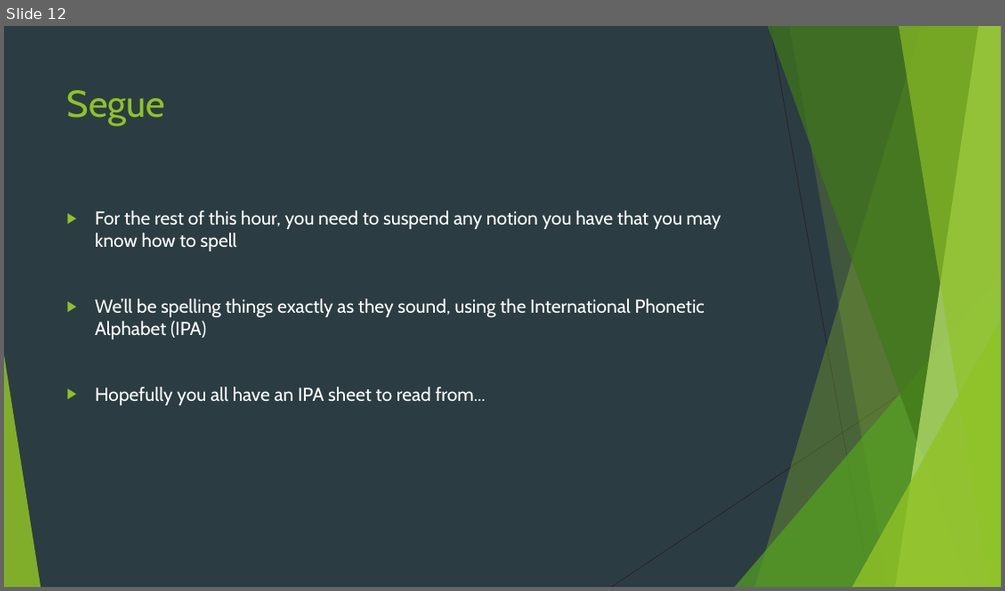
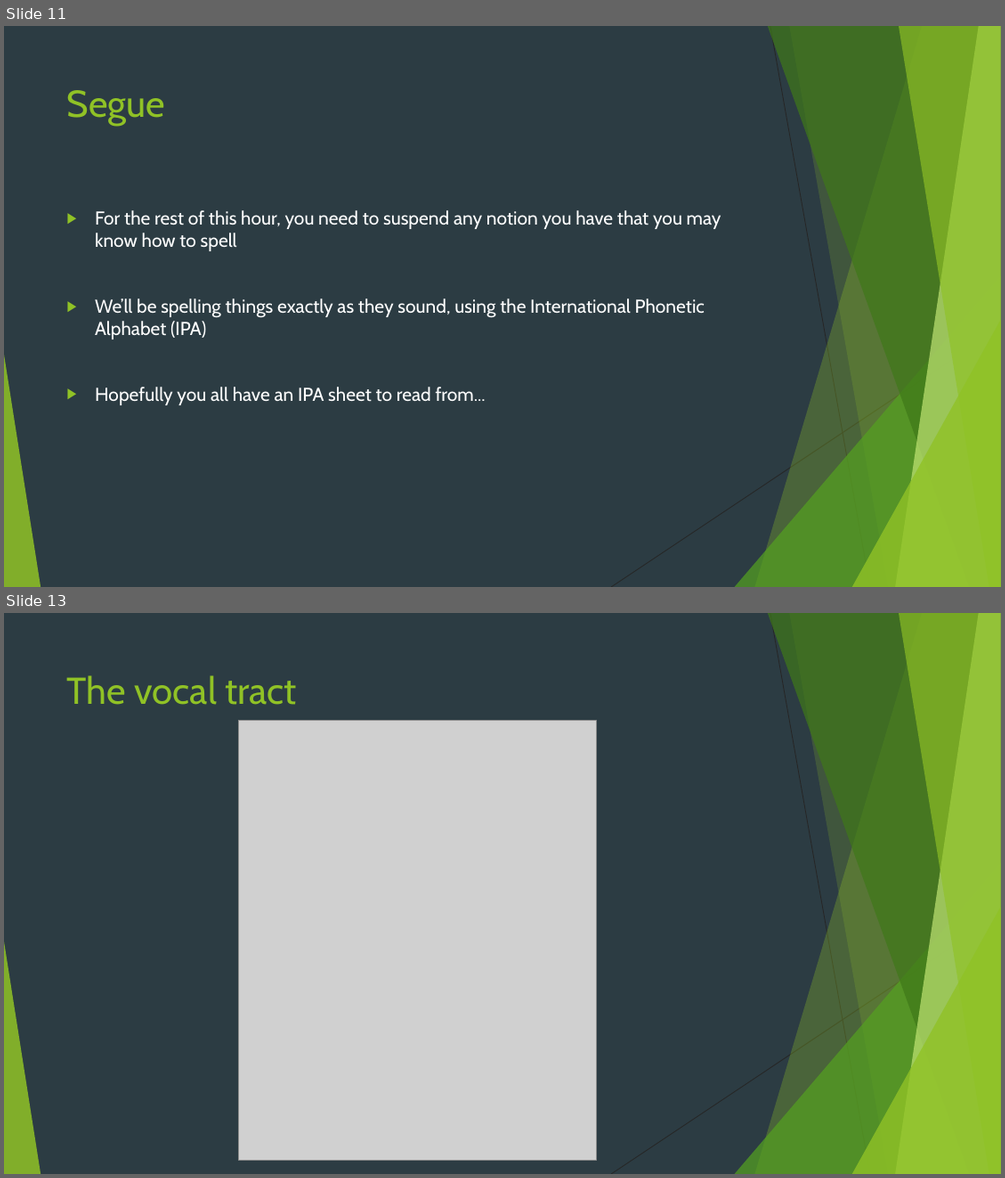
Before and after one commit to krownniuqjk/Lectures, a slide deck: Short Course in Linguistics Wk 1.pptx. Shown one above the other, each under a label of ours: slide 12 before the commit, slides 11 and 13 after it; the slides between them are not shown. The pictures are 1005x591 and 1005x1178 pixels, drawn with LibreOffice and Linux fonts; fonts in the diff are those of the drawing; grey boxes stand for pictures. Boxes give left, top, right and bottom in pixels: in the first picture for what was removed or moved away, otherwise in the second. Text is boxed around its words. In the diff, an @@ line names an element or a change of style, - is before the commit and + after.

```diff
--- a/Short Course in Linguistics Wk 1.pptx
+++ b/Short Course in Linguistics Wk 1.pptx
@@ slide 13 added at (4, 613, 1001, 1174), background #2C3C43; not listed: 10 template elements that a slide beside it also shows @@
@@ title added at (67, 675, 297, 705), 36 pt, text #90C226 @@
+The vocal tract
@@ picture added at (239, 721, 596, 1160) @@
@@ what was slide 12 is now slide 11 @@
```
Also in this commit, not shown: 1 slide changed, 3 other slides added.
